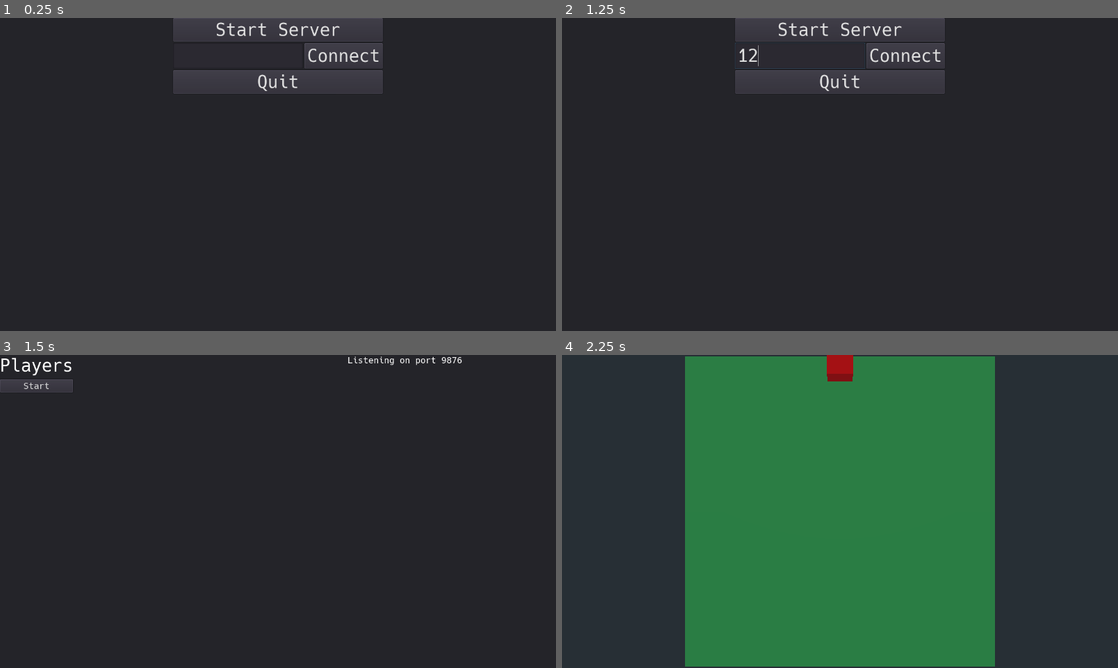
Above: before the commit, frames 1-4 (two rows, left to right).
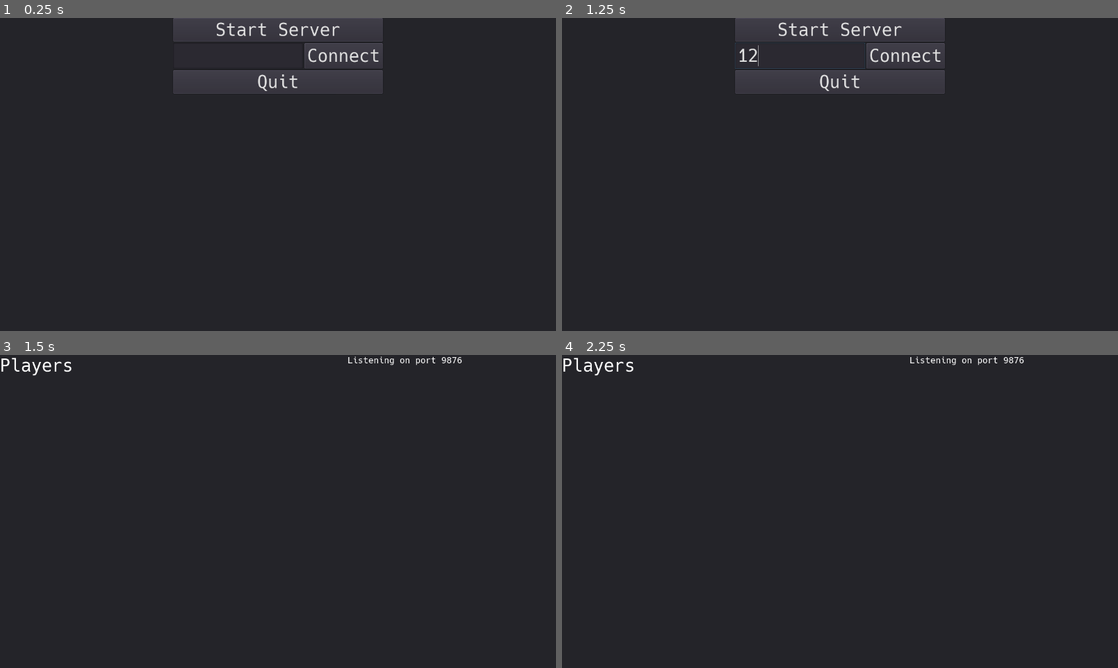
Above: after the commit, the same moments.

Repository: duckinator/godot-experiments
Game: Godot game, scene res://launchscreen/LaunchScreen.tscn
Same seed, same stepped clock (60 frames per second), same inputs: the game is played once before the commit and once after it.
Inputs (mouse positions are in pixels of both pictures, inside the frame that each line leads up to):
- Up to frame 1 (0.25 s): no input
- Up to frame 2 (1.25 s): click (801, 55) at 0.52 s; type "12" at 0.6 s
- Up to frame 3 (1.5 s): click "Start Server" at 1.25 s
- Up to frame 4 (2.25 s): click (600, 386) at 2 s, where only the run before the commit has a clickable "Start"

Frames 1-2 are identical in both runs. In frame 3, 0.4% of the frame differs, in the area x 0-14%, y 7-12%; in frame 4, 56%, in the area x 0-84%, y 0-100%.

Commit message:
You can now enter a game! And then they don't synchronize at all.

Diff:
--- a/multiplayer/Map.gd
+++ b/multiplayer/Map.gd
@@ -1,8 +1,6 @@
 extends Spatial
 
 const PLAYER = preload("res://player/Player.tscn")
-
-remote var players = []
 
 func rand_vec3(minimum, maximum):
 	var rng = RandomNumberGenerator.new()
@@ -12,15 +10,50 @@
 	return Vector3(x, 0, z)
 
 func _ready():
+	get_tree().paused = true
+
+	for id in Network.players.keys():
+		var tag = Network.players[id]["name"]
+		var player = PLAYER.instance()
+		player.name = str(id)
+		player.tag = tag
+		$Players.add_child(player)
+		player.translate(rand_vec3(-20, 20))
+		player.set_network_master(id)
+
 	if Network.is_server():
-		for id in Network.players.keys():
-			var tag = Network.players[id]["name"]
-			var player = PLAYER.instance()
-			player.tag = tag
-			add_child(player)
-			player.remote_translate(rand_vec3(-20, 20))
-			player.set_network_master(id)
+		# Tell ourselve's we're ready, because we can't use RPC on ourself.
+		game_ready(Network.get_unique_id())
+	else:
+		# Tell server this peer is done preparing.
+		rpc_id(1, "game_ready", Network.get_unique_id())
 
 # Called every frame. 'delta' is the elapsed time since the previous frame.
 #func _process(delta):
 #	pass
+
+var players_done = []
+remote func game_ready(id):
+	# If we're not the server, don't bother.
+	if not Network.is_server():
+		return
+
+	# If it's a duplicate, ignore it.
+	if id in players_done:
+		return
+
+	# If we don't know who it is, print an error and bail.
+	if not id in Network.players.keys():
+		printerr("ERROR: Map.gd/game_ready(): Unknown player id " + str(id))
+		return
+
+	players_done.append(id)
+
+	if len(players_done) == len(Network.players):
+		if Network.is_server():
+			# Start the game locally, because RPC doesn't work for yourself.
+			game_start()
+		rpc("game_start")
+
+remote func game_start():
+	get_tree().paused = false
--- a/multiplayer/Map.tscn
+++ b/multiplayer/Map.tscn
@@ -31,3 +31,5 @@
 transform = Transform( 1, 0, 0, 0, 1, 0, 0, 0, 1, 0, 0, -115 )
 mesh = SubResource( 4 )
 material/0 = null
+
+[node name="Players" type="Node" parent="."]
--- a/multiplayer/lobby/Lobby.gd
+++ b/multiplayer/lobby/Lobby.gd
@@ -34,7 +34,10 @@
 	Network.connect("server_disconnected", self, "server_disconnected")
 	add_existing_peers()
 
-	start_button.connect("pressed", self, "start_game")
+	if Network.is_server():
+		start_button.connect("pressed", self, "start_game")
+	else:
+		start_button.visible = false
 
 func connection_failed():
 	popup("Failed to connect to server.")
@@ -78,6 +81,9 @@
 	Network.quit()
 	return get_tree().change_scene(LAUNCH_SCREEN_SCENE)
 
-func start_game():
-	Network.block_connections()
+remote func start_game():
+	if Network.is_server():
+		Network.block_connections()
+		for id in Network.players.keys():
+			rpc_id(id, "start_game")
 	return get_tree().change_scene(MAP_SCENE)
